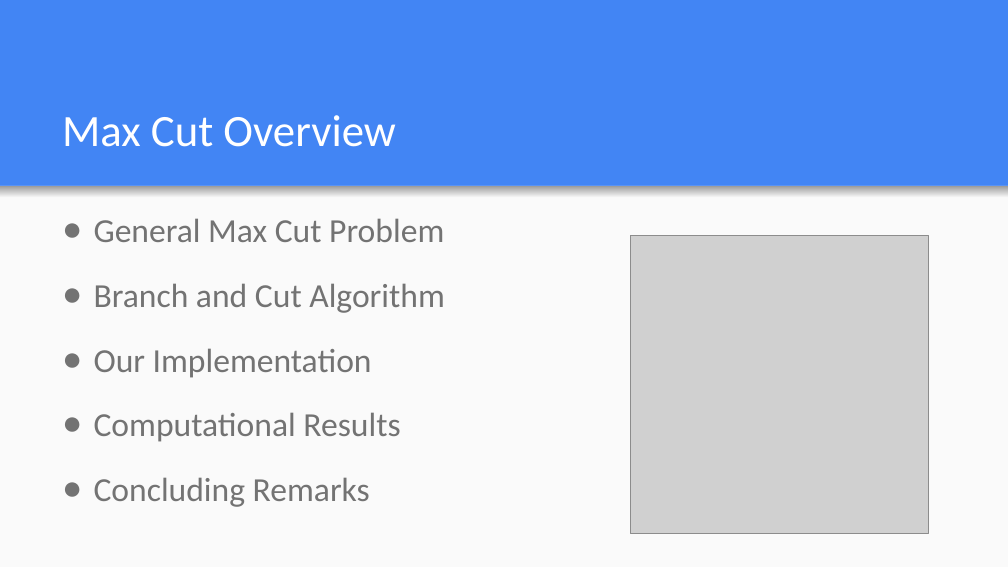
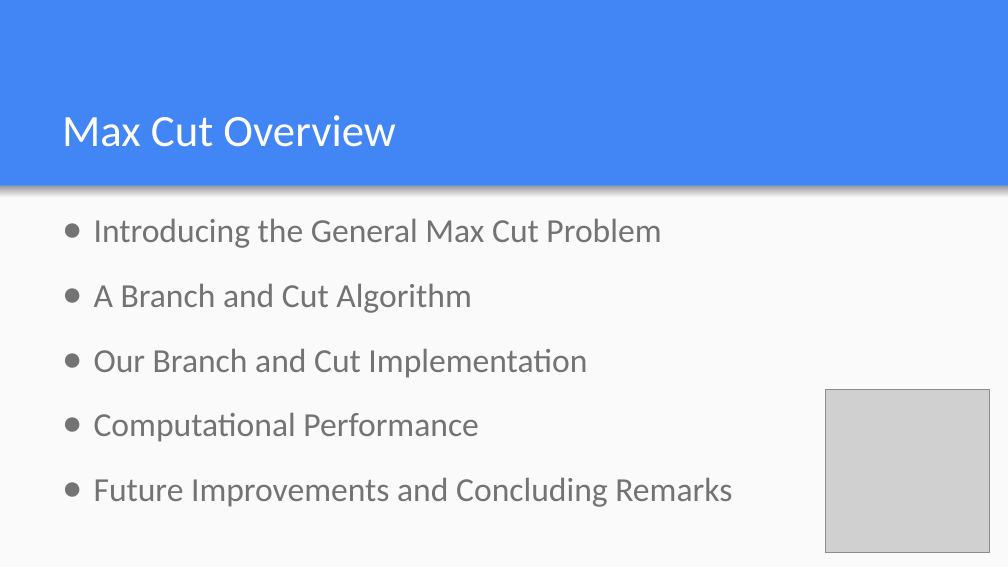
Before and after one commit to aggardner/574_max_cut, a slide deck: slide 2 of Max_Cut_ppt.ppt. Drawn at 1008x567 pixels with LibreOffice and Linux fonts; fonts in the diff are those of the drawing; grey boxes stand for pictures. Boxes give left, top, right and bottom in pixels: in the first picture for what was removed or moved away, otherwise in the second. Text is boxed around its words. In the diff, an @@ line names an element or a change of style, - is before the commit and + after.

Commit message:
paper and deck update
deck finished except for pseudocode, paper missing algorithm implementation, intro, future work, and conclusion

```diff
--- a/Max_Cut_ppt.ppt
+++ b/Max_Cut_ppt.ppt
@@ text at box(94, 218, 732, 507): text changed @@
-● General Max Cut Problem
-● Branch and Cut Algorithm
-● Our Implementation
-● Computational Results
-● Concluding Remarks
+● Introducing the General Max Cut Problem
+● A Branch and Cut Algorithm
+● Our Branch and Cut Implementation
+● Computational Performance
+● Future Improvements and Concluding Remarks
@@ picture: place and size @@
-picture at box(630, 236, 928, 534)
+picture at box(826, 389, 989, 552)
```
Also in this commit, not shown: 4 other slides changed, 1 other file.
